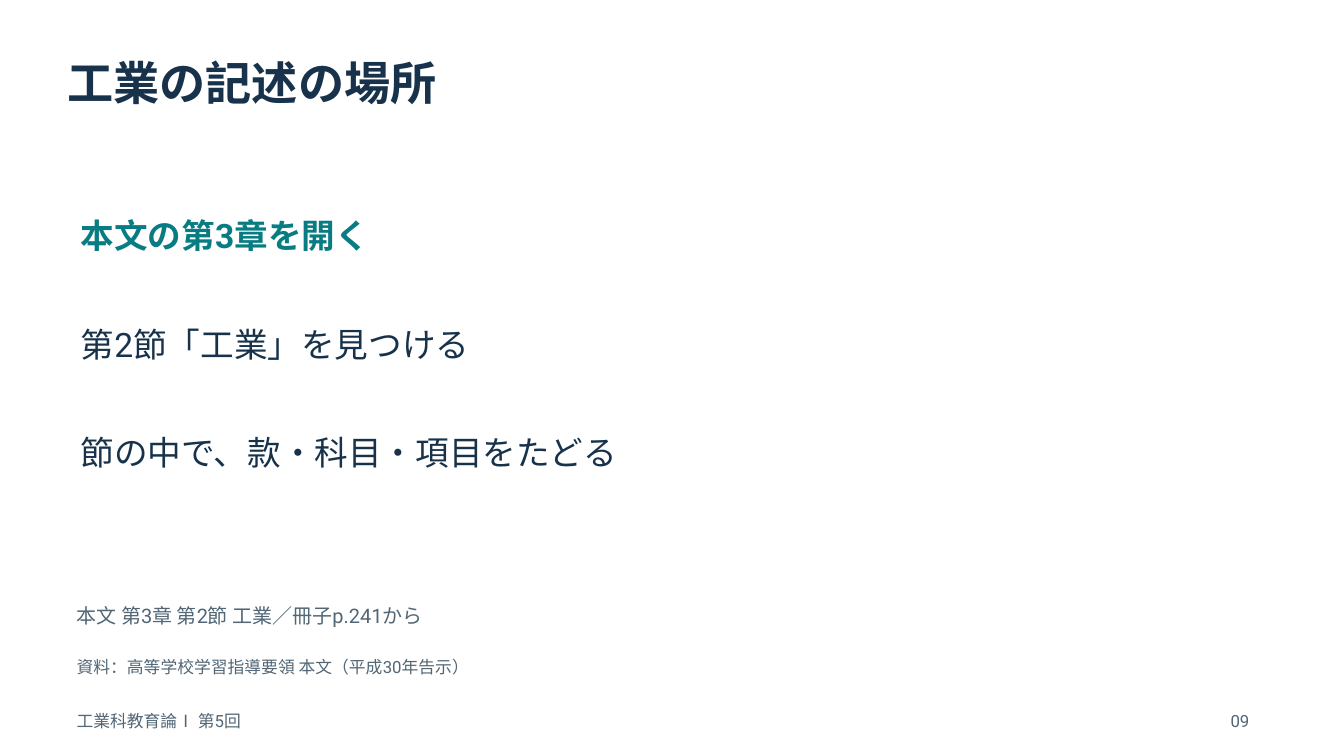
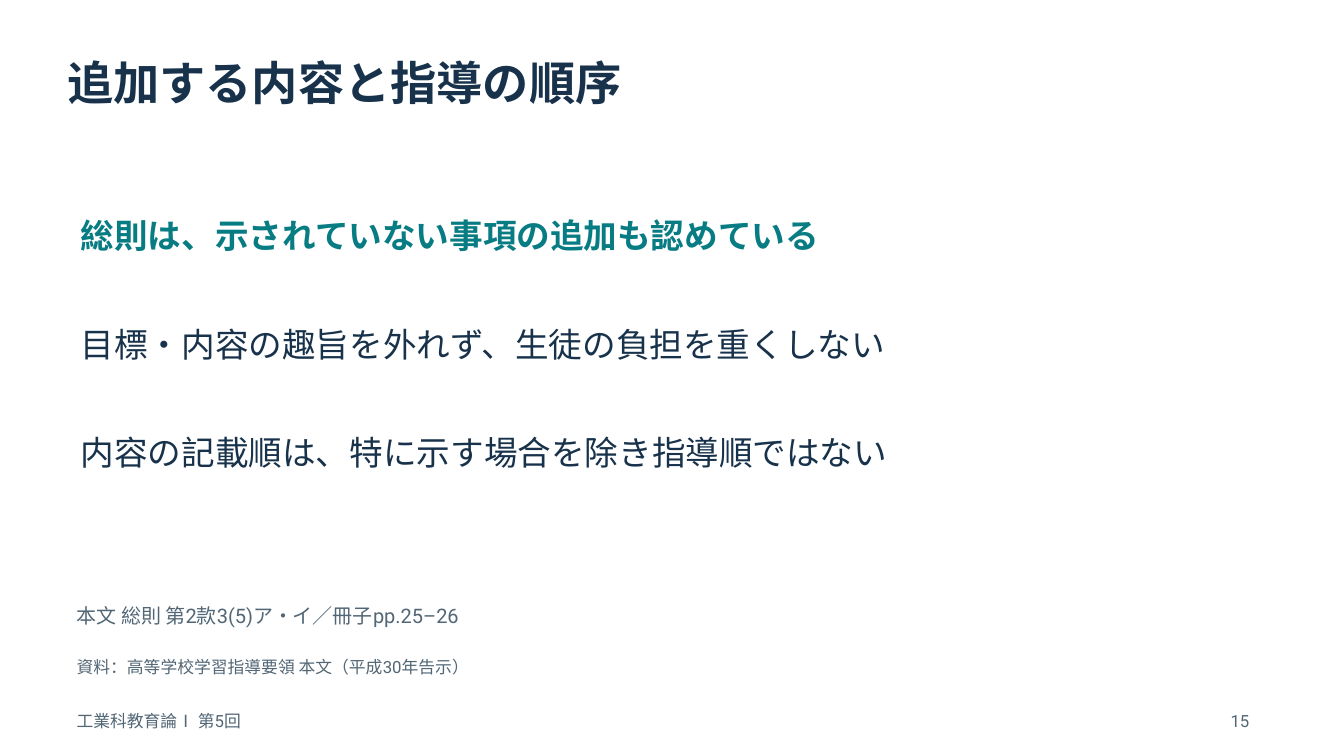
Before and after one commit to zooc-14calbp/industrial-education-i, a slide deck: slide 15 of lessons/05/slides.pptx (slide 9 before the commit). Drawn at 1344x756 pixels with LibreOffice and Linux fonts; fonts in the diff are those of the drawing. Boxes give left, top, right and bottom in pixels: in the first picture for what was removed or moved away, otherwise in the second. Text is boxed around its words. In the diff, an @@ line names an element or a change of style, - is before the commit and + after.

```diff
--- a/lessons/05/slides.pptx
+++ b/lessons/05/slides.pptx
@@ text at (67, 60, 621, 105): text changed @@
-工業の記述の場所
+追加する内容と指導の順序
@@ text at (81, 219, 819, 251): text changed @@
-本文の第3章を開く
+総則は、示されていない事項の追加も認めている
@@ text at (81, 328, 885, 360): text changed @@
-第2節「工業」を見つける
+目標・内容の趣旨を外れず、生徒の負担を重くしない
@@ text at (81, 436, 887, 468): text changed @@
-節の中で、款・科目・項目をたどる
+内容の記載順は、特に示す場合を除き指導順ではない
@@ text at (77, 606, 458, 627): text changed @@
-本文 第3章 第2節 工業／冊子p.241から
+本文 総則 第2款3(5)ア・イ／冊子pp.25–26
@@ text at (1231, 715, 1250, 727): text changed @@
-09
+15
```
Also in this commit, not shown: 30 other slides changed, 6 slides added, 6 other files.
